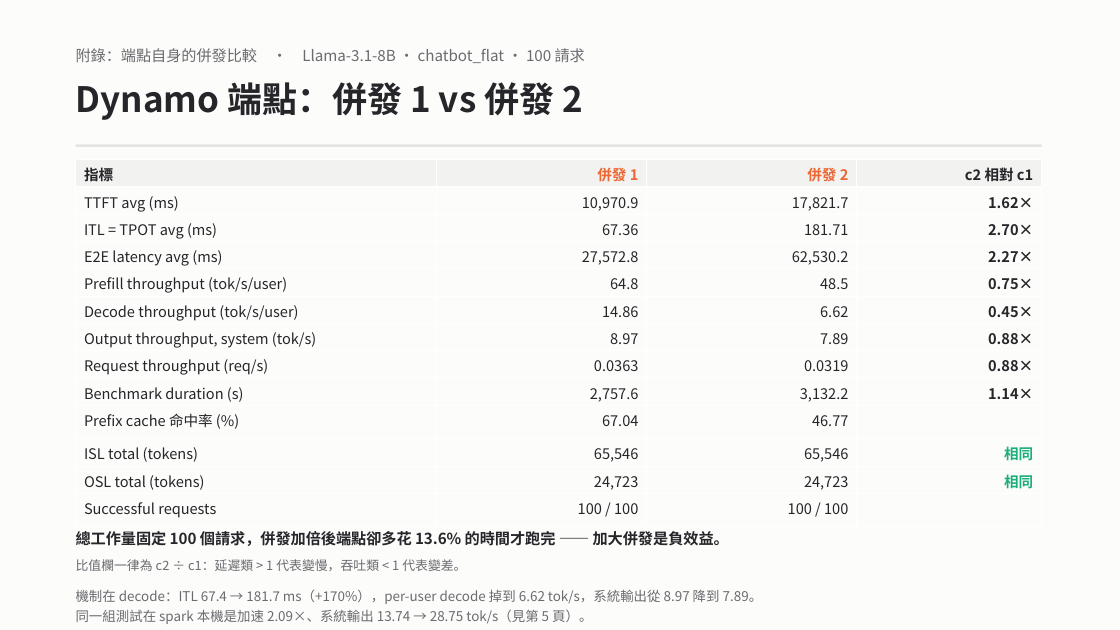
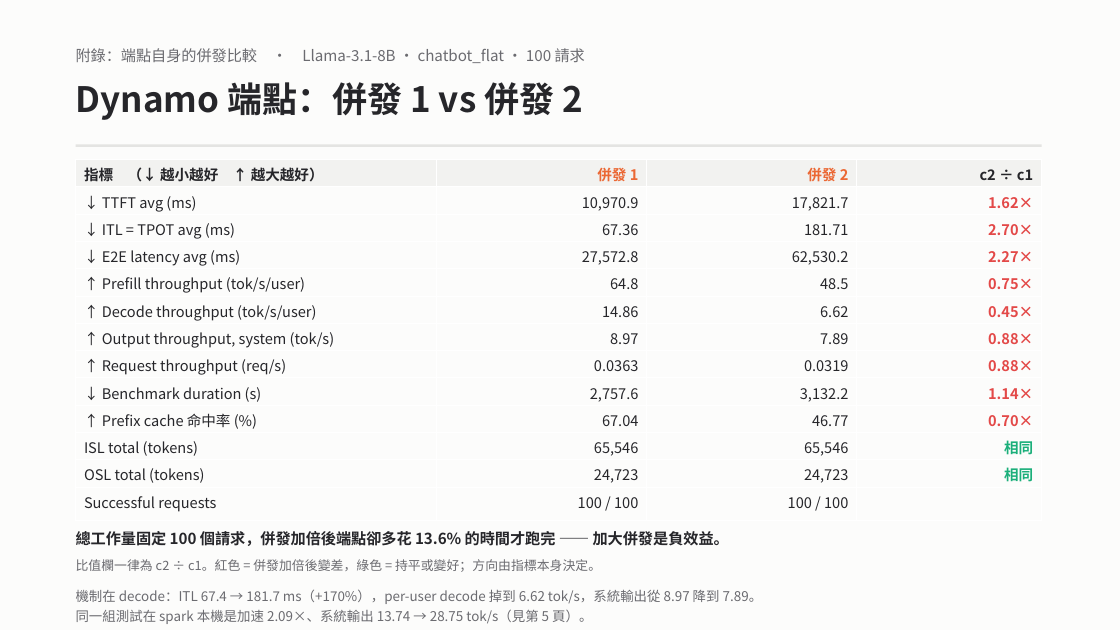
Before and after one commit to anud18/qwen36-vllm-aiperf-benchmark, a slide deck: slide 42 of results/nvfp4/optimumxt_findings.pptx (slide 39 before the commit). Drawn at 1120x630 pixels with LibreOffice and Linux fonts; fonts in the diff are those of the drawing. Boxes give left, top, right and bottom in pixels: in the first picture for what was removed or moved away, otherwise in the second. Text is boxed around its words. In the diff, an @@ line names an element or a change of style, - is before the commit and + after.

```diff
--- a/results/nvfp4/optimumxt_findings.pptx
+++ b/results/nvfp4/optimumxt_findings.pptx
@@ table at box(76, 160, 1042, 516) @@
-row 1, column 1: 指標
+row 1, column 1: 指標 （↓ 越小越好 ↑ 越大越好）
-row 1, column 4: c2 相對 c1
+row 1, column 4: c2 ÷ c1
-row 2, column 1: TTFT avg (ms)
+row 2, column 1: ↓ TTFT avg (ms)
-row 3, column 1: ITL = TPOT avg (ms)
+row 3, column 1: ↓ ITL = TPOT avg (ms)
-row 4, column 1: E2E latency avg (ms)
+row 4, column 1: ↓ E2E latency avg (ms)
-row 5, column 1: Prefill throughput (tok/s/user)
+row 5, column 1: ↑ Prefill throughput (tok/s/user)
-row 6, column 1: Decode throughput (tok/s/user)
+row 6, column 1: ↑ Decode throughput (tok/s/user)
-row 7, column 1: Output throughput, system (tok/s)
+row 7, column 1: ↑ Output throughput, system (tok/s)
-row 8, column 1: Request throughput (req/s)
+row 8, column 1: ↑ Request throughput (req/s)
-row 9, column 1: Benchmark duration (s)
+row 9, column 1: ↓ Benchmark duration (s)
-row 10, column 1: Prefix cache 命中率 (%)
+row 10, column 1: ↑ Prefix cache 命中率 (%)
-row 10, column 4: 
+row 10, column 4: 0.70×
@@ text colour #26262A to #E34948 in "1.62×", "2.70×", "2.27×", "0.75×" and 4 more places @@
@@ text at box(76, 559, 601, 572): text changed @@
-比值欄一律為 c2 ÷ c1：延遲類 > 1 代表變慢，吞吐類 < 1 代表變差。
+比值欄一律為 c2 ÷ c1。紅色 = 併發加倍後變差，綠色 = 持平或變好；方向由指標本身決定。
```
Also in this commit, not shown: 12 other slides changed, 3 slides added, 4 other files.
